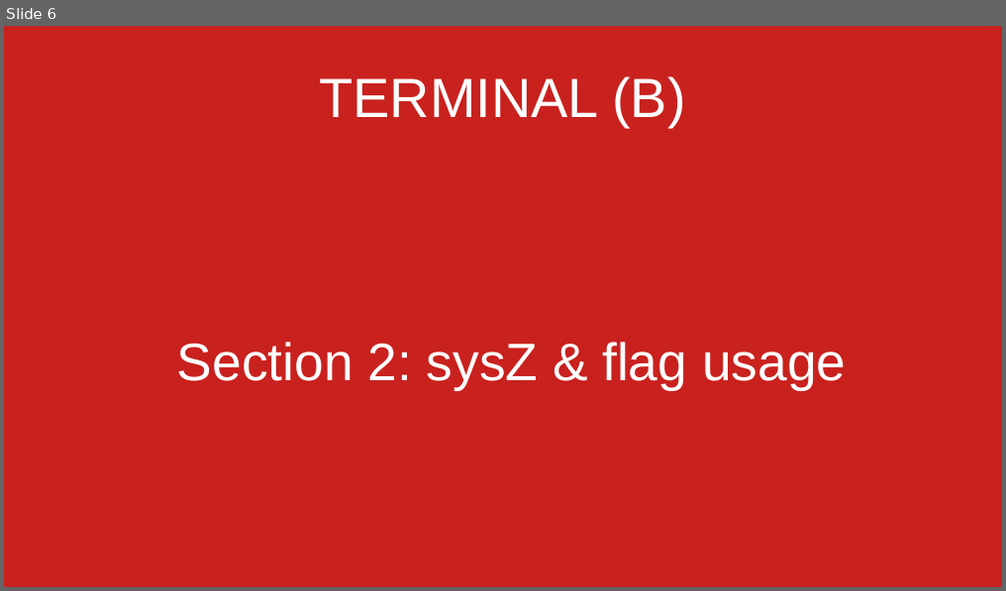
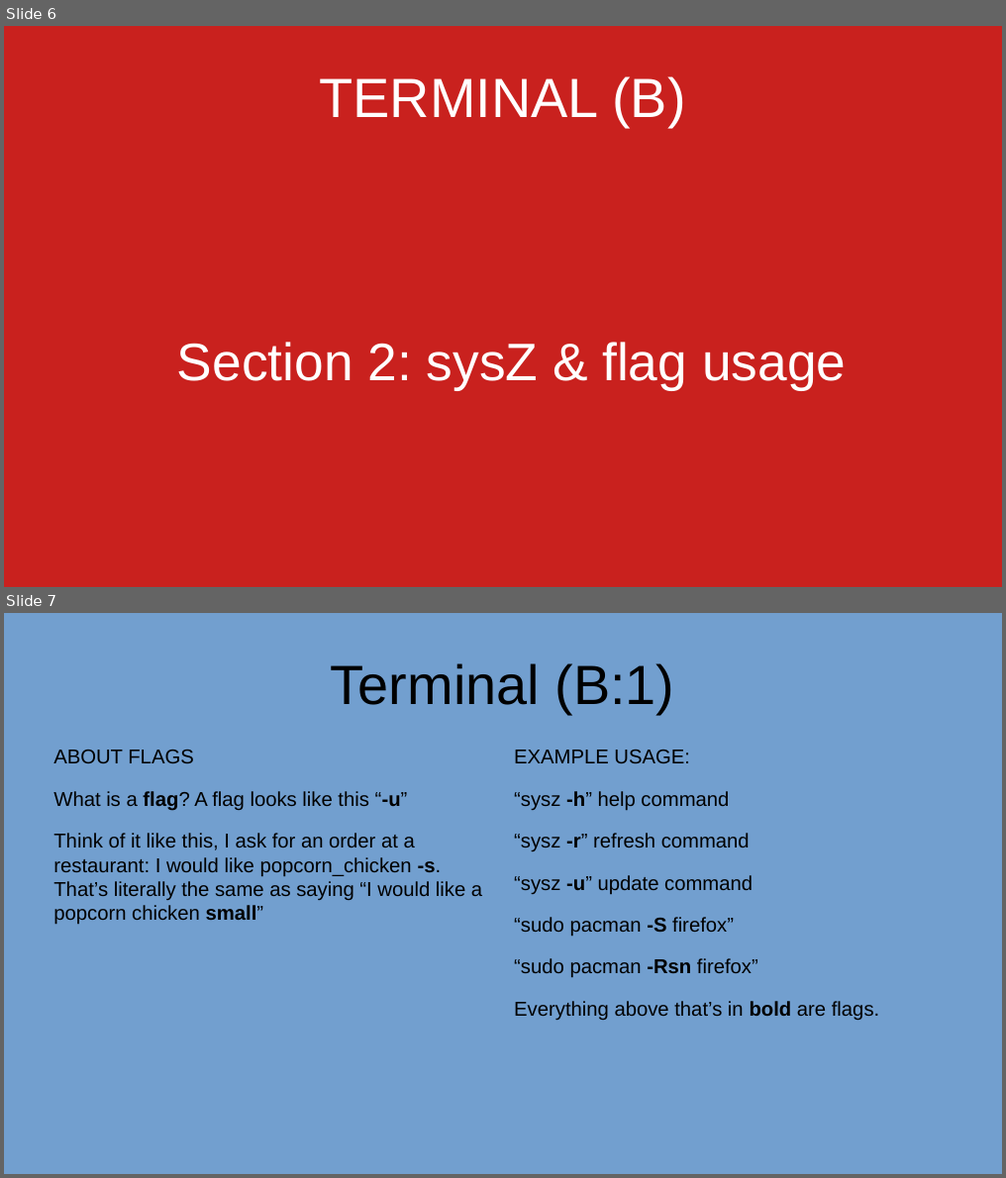
Before and after one commit to AnAncientForce/sysZ, a slide deck: Guide.odp. Shown one above the other, each under a label of ours: slide 6 before the commit, slides 6 and 7 after it. The pictures are 1006x591 and 1006x1178 pixels, drawn with LibreOffice and Linux fonts; fonts in the diff are those of the drawing. Boxes give left, top, right and bottom in pixels: in the first picture for what was removed or moved away, otherwise in the second. Text is boxed around its words. In the diff, an @@ line names an element or a change of style, - is before the commit and + after.

```diff
--- a/Guide.odp
+++ b/Guide.odp
@@ slide 7 added at bbox=[4, 613, 1002, 1174], background #729FCF @@
@@ title added at bbox=[331, 663, 674, 714], 44 pt, text #000000 @@
+Terminal (B:1)
@@ text added at bbox=[54, 750, 482, 925], 16 pt, text #000000 @@
+ABOUT FLAGS
+What is a flag? A flag looks like this “-u”
+Think of it like this, I ask for an order at a restaurant: I would like popcorn_chicken -s. That’s literally the same as saying “I would like a popcorn chicken small”
@@ text added at bbox=[514, 750, 879, 1021], 16 pt, text #000000 @@
+EXAMPLE USAGE:
+“sysz -h” help command
+“sysz -r” refresh command
+“sysz -u” update command
+“sudo pacman -S firefox”
+“sudo pacman -Rsn firefox”
+Everything above that’s in bold are flags.
```
Also in this commit, not shown: 4 slides changed, 1 other file.
